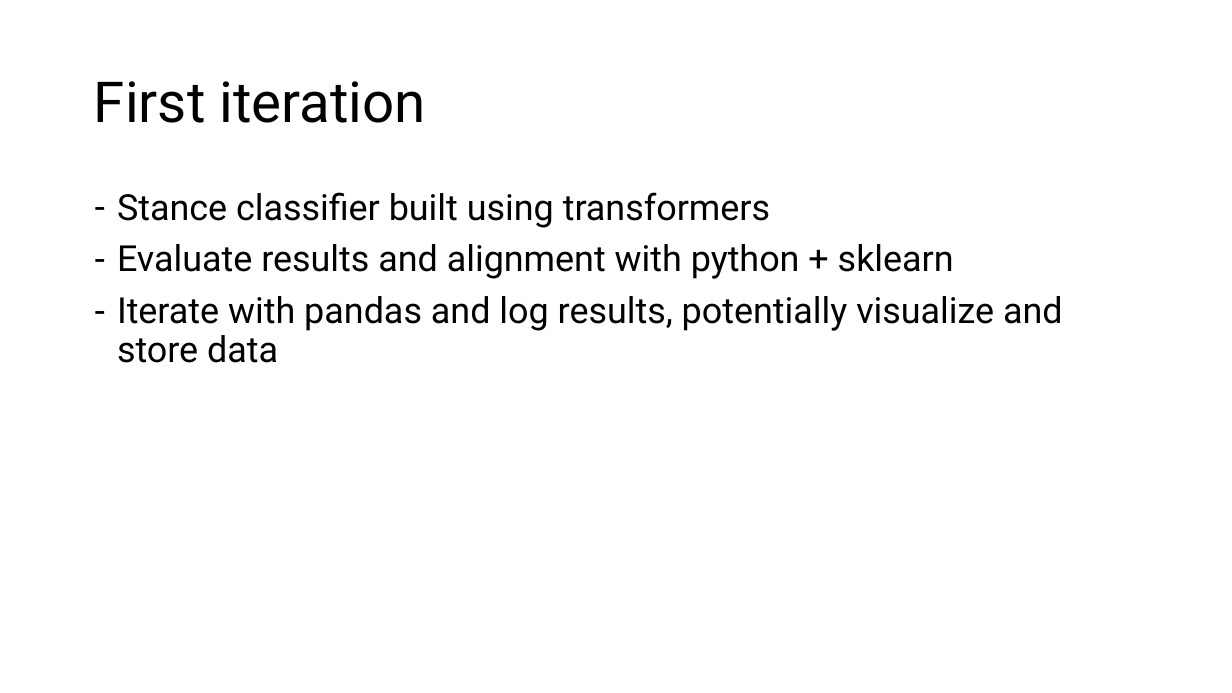
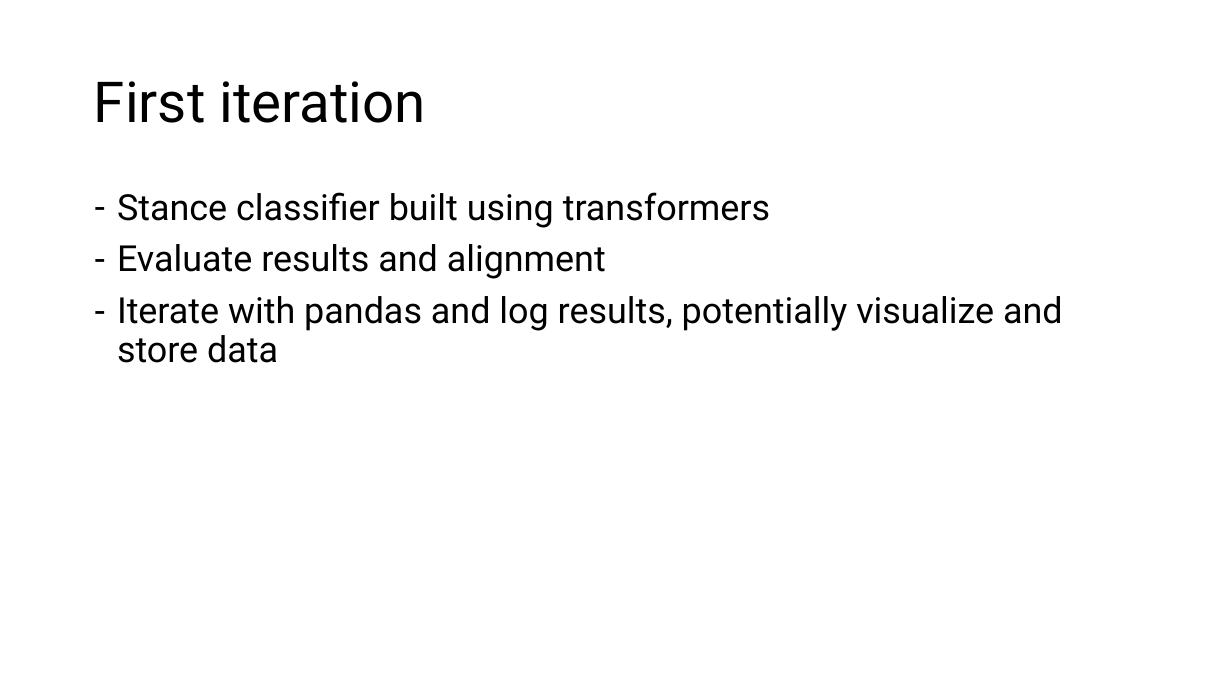
Before and after one commit to saynomayo/AI-Alignment, a slide deck: slide 18 of UN Aligned AI Model.pptx. Drawn at 1232x693 pixels with LibreOffice and Linux fonts; fonts in the diff are those of the drawing. Boxes give left, top, right and bottom in pixels: in the first picture for what was removed or moved away, otherwise in the second. Text is boxed around its words. In the diff, an @@ line names an element or a change of style, - is before the commit and + after.

```diff
--- a/UN Aligned AI Model.pptx
+++ b/UN Aligned AI Model.pptx
@@ text at [117,244,606,279]: text changed @@
-– Evaluate results and alignment with python + sklearn
+– Evaluate results and alignment
```
Also in this commit, not shown: 2 other slides changed, 15 slides added, 1 slide removed, 3 other files.
